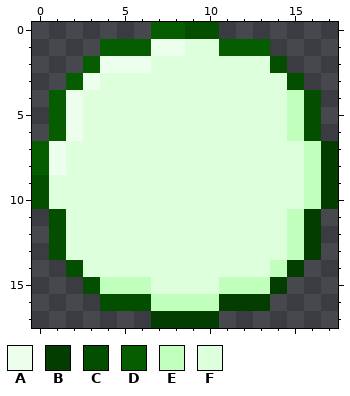
Pixel-art file -- Assets/UI/UI_Button.aseprite. The picture above was drawn from the file before the commit.
18x18 pixels, 1 frame.
Palette (. is transparent): A #ecffec  B #033d00  C #044e00  D #055d00  E #c0ffbc  F #ddffdb
Pixels before, first column x 0:
 0 .......DDCC.......
 1 ....DDDAAFFDDD....
 2 ...DAAAFFFFFFFC...
 3 ..DAFFFFFFFFFFFC..
 4 .DAFFFFFFFFFFFFEC.
 5 .DAFFFFFFFFFFFFEC.
 6 .DAFFFFFFFFFFFFEC.
 7 DAFFFFFFFFFFFFFFEB
 8 DAFFFFFFFFFFFFFFEB
 9 CFFFFFFFFFFFFFFFEB
10 CFFFFFFFFFFFFFFFEB
11 .CFFFFFFFFFFFFFEB.
12 .CFFFFFFFFFFFFFEB.
13 .CFFFFFFFFFFFFFEB.
14 ..CFFFFFFFFFFFEB..
15 ...CEEEFFFFEEEB...
16 ....CCCEEEEBBB....
17 .......BBBB.......
Now the later version:
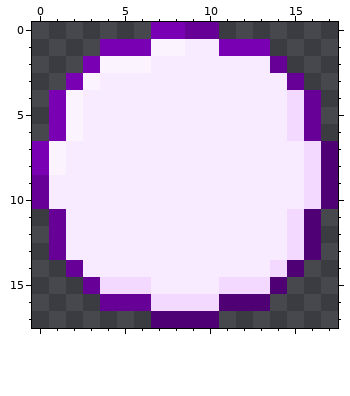
The edit:
layer "Red" now shown
layer "Red Copy" colour added
colour A: #ecffec -> #fbf4ff
colour B: #033d00 -> #500075
colour C: #044e00 -> #660096
colour D: #055d00 -> #7a00b3
colour E: #c0ffbc -> #f3d9ff
colour F: #ddffdb -> #f8eaff
Pixel boxes of the changes (left, top, right, bottom) in both pictures:
changed: (32, 22, 338, 328)
